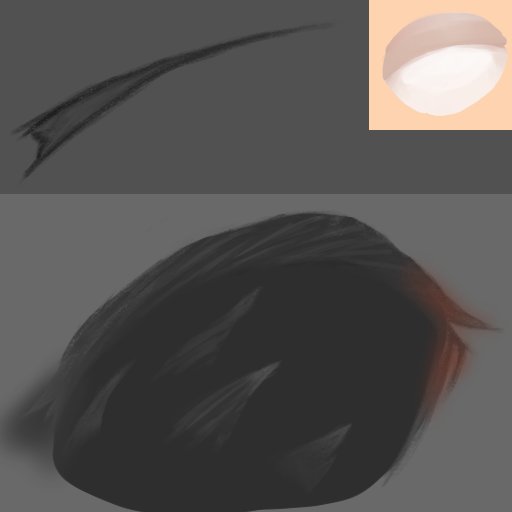
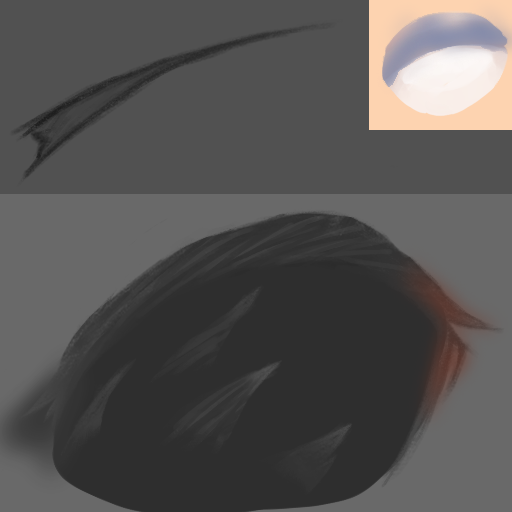
Layers edited between the first and the second (512, 512) image:
painted on "背景" over [382, 3, 512, 91]
